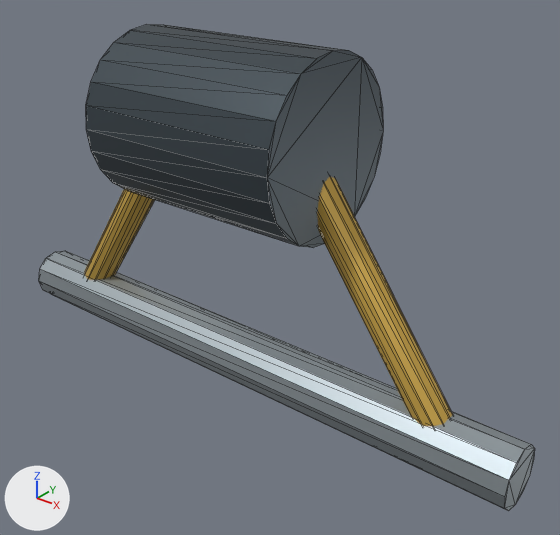
One commit to the glTF model resources/models/parts/crane_kit/grab_head.glb: the scene before it, then after it.
The view is the same before and after, from a 50 mm camera at (1.52, -1.68, 0.42) aimed at (0.14, 0.04, -0.65). Every picture has the same lights, and +X, +Y and +Z are marked at lower left. The picture after the commit comes second. Mesh edges are drawn as thin lines. Vertices at exactly the same position are counted once.

Objects in the first picture: 'grab_head'.
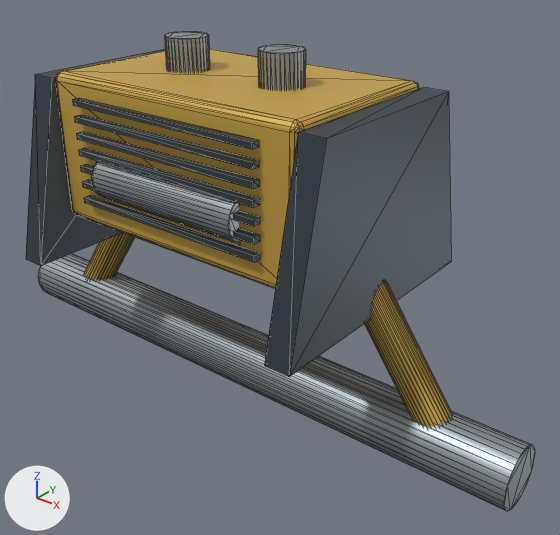
Where the change shows, as pixel boxes [x1, y1, x2, y2] in the pictures (560 x 535 px):
'grab_head', reshaped
    before: [39, 24, 535, 511]
    after: [26, 31, 535, 511]
part 1 of me_cylinder_155, added
    after: [73, 98, 259, 149]
part 2 of me_cylinder_155, added
    after: [75, 115, 259, 169]
part 3 of me_cylinder_155, added
    after: [77, 131, 259, 189]
part 4 of me_cylinder_155, added
    after: [79, 148, 259, 208]
part 5 of me_cylinder_155, added
    after: [81, 164, 259, 226]
part 6 of me_cylinder_155, added
    after: [82, 180, 260, 244]
part 7 of me_cylinder_155, added
    after: [84, 195, 260, 262]
part 8 of me_cylinder_155, added
    after: [164, 31, 210, 72]
part 9 of me_cylinder_155, added
    after: [258, 45, 306, 90]
part 10 of me_cylinder_155, added
    after: [92, 161, 239, 243]
part 11 of me_cylinder_155, rebuilt (22% wider, 7% taller)
    before: [86, 24, 383, 248]
    after: [56, 49, 420, 288]
part 12 of me_cylinder_155, built on (mostly hidden before)
    before: [84, 189, 442, 426]
    after: [26, 49, 535, 511]

Diff of the bpy script that builds the scene:
```diff
--- a/resources/models/parts/crane_kit/grab_head.glb.py
+++ b/resources/models/parts/crane_kit/grab_head.glb.py
@@ me_cylinder_155 @@
 # used by ob_grab_head; location = (0.0, 0.0, 0.0)
-me_cylinder_155.from_pydata(...)  # 120 vertices, 224 faces; spans x -1.0..1.0, y -0.27..0.27, z -1.1..0.05
+me_cylinder_155.from_pydata(...)  # 616 vertices, 1164 faces; spans x -1.0..1.0, y -0.42..0.42, z -1.1..0.03
+# me_cylinder_155 part 1: a new loose piece, a box spanning x -0.34..0.34, y -0.312..-0.288, z -0.139..-0.121, in mat_fixed_darksteel (greyish blue #485259)
+# me_cylinder_155 part 2: a new loose piece, a box spanning x -0.34..0.34, y -0.312..-0.288, z -0.189..-0.171, in mat_fixed_darksteel (greyish blue #485259)
+# me_cylinder_155 part 3: a new loose piece, a box spanning x -0.34..0.34, y -0.312..-0.288, z -0.239..-0.221, in mat_fixed_darksteel (greyish blue #485259)
+# me_cylinder_155 part 4: a new loose piece, a box spanning x -0.34..0.34, y -0.312..-0.288, z -0.289..-0.271, in mat_fixed_darksteel (greyish blue #485259)
+# me_cylinder_155 part 5: a new loose piece, a box spanning x -0.34..0.34, y -0.312..-0.288, z -0.339..-0.321, in mat_fixed_darksteel (greyish blue #485259)
+# me_cylinder_155 part 6: a new loose piece, a box spanning x -0.34..0.34, y -0.312..-0.288, z -0.389..-0.371, in mat_fixed_darksteel (greyish blue #485259)
+# me_cylinder_155 part 7: a new loose piece, a box spanning x -0.34..0.34, y -0.312..-0.288, z -0.439..-0.421, in mat_fixed_darksteel (greyish blue #485259)
+# me_cylinder_155 part 8: a new loose piece, a 32-sided cylinder along z spanning x -0.25..-0.12, y -0.07..0.07, z -0.22..0.03, in mat_fixed_pinsteel (grey #a6afb5)
+# me_cylinder_155 part 9: a new loose piece, a 32-sided cylinder along z spanning x 0.12..0.25, y -0.07..0.07, z -0.22..0.03, in mat_fixed_pinsteel (grey #a6afb5)
+# me_cylinder_155 part 10: a new loose piece, a 32-sided cylinder along x spanning x -0.27..0.27, y -0.33..-0.19, z -0.42..-0.28, in mat_fixed_pinsteel (grey #a6afb5)
+# me_cylinder_155 part 11: the loose piece of 48 vertices spanning x -0.35..0.35, y -0.27..0.27, z -0.49..0.05 is rebuilt with 96 vertices and now spans x -0.46..0.46, y -0.29..0.29, z -0.52..-0.06, in mat_warm_white_painted_steel (yellow #d4ad4d)
+# me_cylinder_155 part 12: 12 vertices removed from x -0.8..0.8, y -0.05..0.05, z -1.02..-0.25; 148 vertices added at x -1.0..1.0, y -0.42..0.42, z -1.09..-0.08
+# other edits to the shape of me_cylinder_155 do not show in these pictures
 me_cylinder_155.materials.append(mat_fixed_darksteel)
```
